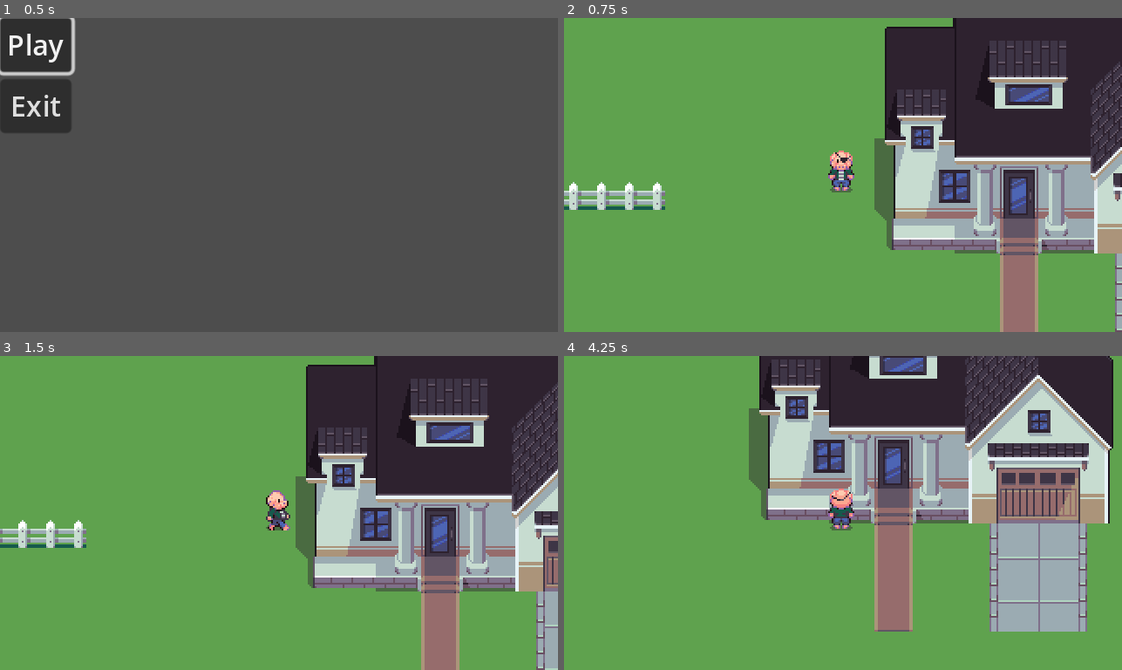
Above: before the commit, frames 1-4 (two rows, left to right).
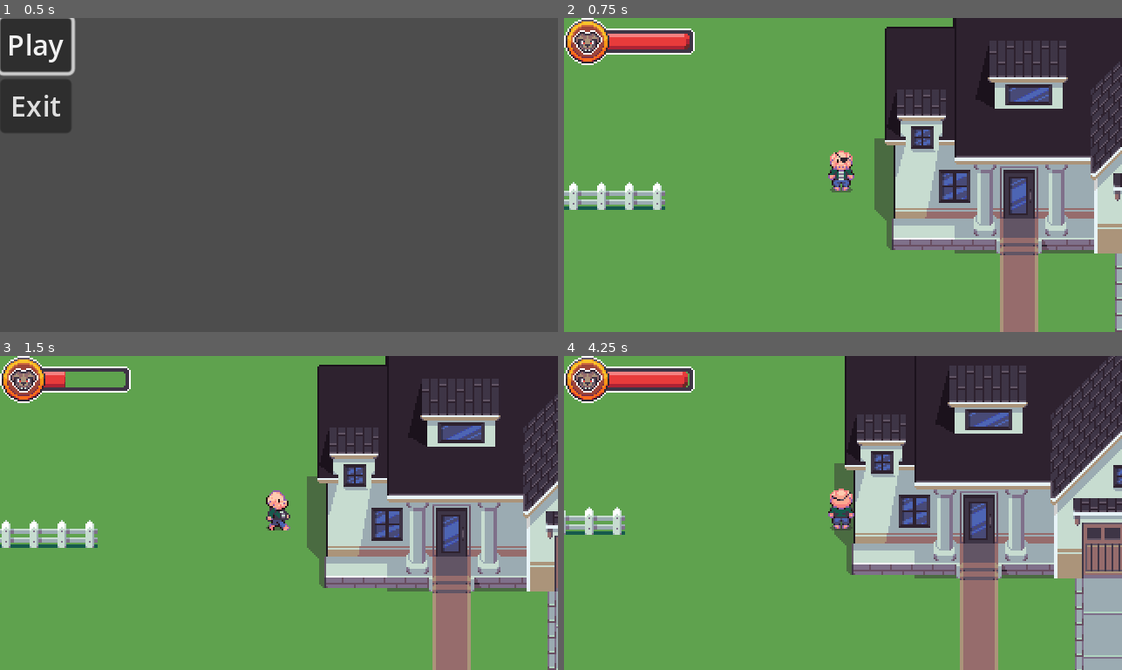
Above: after the commit, the same moments.

Repository: Hudell/ludum-dare-2023
Game: Godot game, scene res://source/scenes/title.tscn
The game is run twice, just before and just after one commit, with the same random seed, the same clock (stepped at 60 frames per second) and the same inputs.
Inputs:
- Up to frame 1 (0.5 s): no input
- Up to frame 2 (0.75 s): click "Play" at 0.5 s
- Up to frame 3 (1.5 s): tap Enter at 1.25 s; hold Right (ui_right) from 1.28 s (still down)
- Up to frame 4 (4.25 s): release Right (ui_right) at 2.03 s; hold Down (ui_down) 2.03-2.78 s; hold Right (ui_right) 2.78-3.53 s; hold Up (ui_up) from 3.53 s (still down)

Frame 1 is identical in both runs. In frame 2, 2.2% of the frame differs, in the area x 0-24%, y 0-15%; in frame 3, 15%; in frame 4, 43%, in the area x 0-100%, y 0-100%.

Commit message:
Show current speed on the dog gauge for now

Diff:
--- a/source/game.tscn
+++ b/source/game.tscn
@@ -1,8 +1,11 @@
-[gd_scene load_steps=2 format=3 uid="uid://cavduaptd6mqr"]
+[gd_scene load_steps=3 format=3 uid="uid://cavduaptd6mqr"]
 
 [ext_resource type="Script" path="res://source/game.gd" id="1_mxv6x"]
+[ext_resource type="PackedScene" uid="uid://btc0b1p2uu504" path="res://source/scenes/hud.tscn" id="2_sjc4i"]
 
 [node name="game" type="Node2D"]
 script = ExtResource("1_mxv6x")
 
 [node name="MapHolder" type="Node" parent="."]
+
+[node name="Hud" parent="." instance=ExtResource("2_sjc4i")]
--- a/source/global.gd
+++ b/source/global.gd
@@ -5,8 +5,14 @@
 
 var is_loading = false
 var is_new_game = false
+var player_volume_level = 0.0:
+	set(value):
+		if value != player_volume_level:
+			player_volume_level = value
+			emit_signal("player_volume_changed", value)
 
 signal map_changed
+signal player_volume_changed
 
 func new_game():
 	map_spawn_name = 'default'
--- a/source/map/map.tscn
+++ b/source/map/map.tscn
@@ -190,7 +190,7 @@
 sources/1 = SubResource("TileSetAtlasSource_s1npd")
 
 [sub_resource type="RectangleShape2D" id="RectangleShape2D_kcag4"]
-size = Vector2(10, 882)
+size = Vector2(10, 640)
 
 [node name="Map" type="TileMap"]
 y_sort_enabled = true
--- a/source/npc.gd
+++ b/source/npc.gd
@@ -159,7 +159,7 @@
 
 	routeTimer.start()
 
-func on_reach_point(point, is_route = true):
+func on_reach_point(point, _is_route = true):
 	match point.direction_to_face:
 		"Left":
 			set_direction(Vector2.LEFT)
--- a/source/player/player.gd
+++ b/source/player/player.gd
@@ -18,7 +18,7 @@
 				"Up":
 					set_direction(Vector2.UP)
 
-const ACCELERATION = 400.0
+const ACCELERATION = 100.0
 const FRICTION = 500.0
 const BASE_SPEED = 70
 
@@ -79,6 +79,11 @@
 		animationState.travel("Idle")
 		velocity = velocity.move_toward(Vector2.ZERO, FRICTION * delta)
 
+	if !Engine.is_editor_hint():
+		var speed_rate = velocity.length() / max_speed
+		if speed_rate != Global.player_volume_level:
+			Global.player_volume_level = speed_rate
+
 	move_and_slide()
 
 #	if is_action_just_pressed("interact") && interact():
--- a/source/player/player.tscn
+++ b/source/player/player.tscn
@@ -240,6 +240,7 @@
 
 [node name="Player" type="CharacterBody2D"]
 y_sort_enabled = true
+position = Vector2(-37.6944, 142.556)
 collision_layer = 2
 collision_mask = 5
 motion_mode = 1
--- /dev/null
+++ b/source/scenes/hud.gd
@@ -0,0 +1,10 @@
+extends CanvasLayer
+
+func _ready():
+	Global.connect("player_volume_changed", Callable(self, "set_volume_level"))
+
+func _exit_tree():
+	Global.disconnect("player_volume_changed", Callable(self, "set_volume_level"))
+
+func set_volume_level(volume):
+	$DogGauge/Gauge.size.x = 48 * volume
--- /dev/null
+++ b/source/scenes/hud.tscn
@@ -0,0 +1,31 @@
+[gd_scene load_steps=4 format=3 uid="uid://btc0b1p2uu504"]
+
+[ext_resource type="Texture2D" uid="uid://dad1xv78bm7nc" path="res://assets/img/gauge.png" id="1_5q34b"]
+[ext_resource type="Script" path="res://source/scenes/hud.gd" id="1_jhyvj"]
+[ext_resource type="Texture2D" uid="uid://d2xoq6s68hehl" path="res://assets/img/dog_gauge_frame.png" id="2_d754p"]
+
+[node name="Hud" type="CanvasLayer"]
+script = ExtResource("1_jhyvj")
+
+[node name="DogGauge" type="Control" parent="."]
+layout_mode = 3
+anchors_preset = 0
+offset_right = 40.0
+offset_bottom = 40.0
+
+[node name="Gauge" type="TextureRect" parent="DogGauge"]
+layout_mode = 0
+offset_left = 24.0
+offset_top = 9.0
+offset_right = 72.0
+offset_bottom = 18.0
+texture = ExtResource("1_5q34b")
+expand_mode = 1
+
+[node name="Frame" type="TextureRect" parent="DogGauge"]
+layout_mode = 0
+offset_right = 75.0
+offset_bottom = 27.0
+texture = ExtResource("2_d754p")
+stretch_mode = 2
+metadata/_edit_lock_ = true
--- a/source/scenes/title.gd
+++ b/source/scenes/title.gd
@@ -2,9 +2,6 @@
 
 func _ready():
 	$Buttons/Play.grab_focus()
-
-func _process(delta):
-	pass
 
 func _on_play_button_button_up():
 	Global.new_game()
Binary file added: assets/img/box.png
Not shown, added: assets/img/box.png.import
Binary file added: assets/img/car.png
Not shown, added: assets/img/car.png.import
Binary file added: assets/img/dog.png
Not shown, added: assets/img/dog.png.import
Binary file added: assets/img/dog_gauge_frame.png
Not shown, added: assets/img/dog_gauge_frame.png.import
Binary file added: assets/img/gauge.png
Not shown, added: assets/img/gauge.png.import
